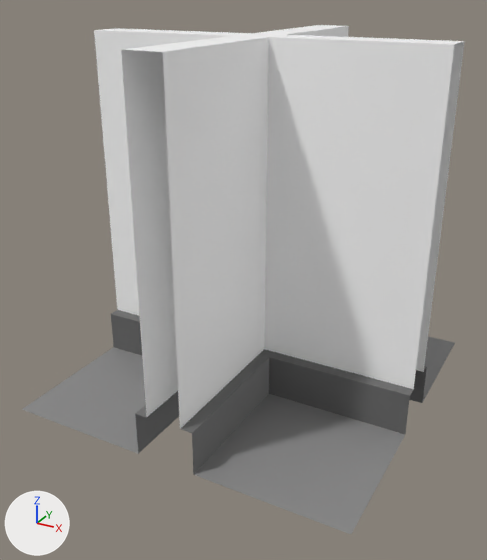
The FBX model Assets/Game/Content/Models/Walls/Normal/I_Wall_Plus_Shape.fbx as it was, and as the next commit left it.
One viewpoint serves both versions: a 50 mm lens placed at (1.69, -3.24, 2.24), pointed at (-0.01, -0.16, 0.7). Arrows for +X, +Y and +Z are at lower left; the lights stay in place. Where no turn or scale is listed for an object, it has been applied to the vertices.

Names of what the first picture shows: 'I_Wall_Plus_Shape'.
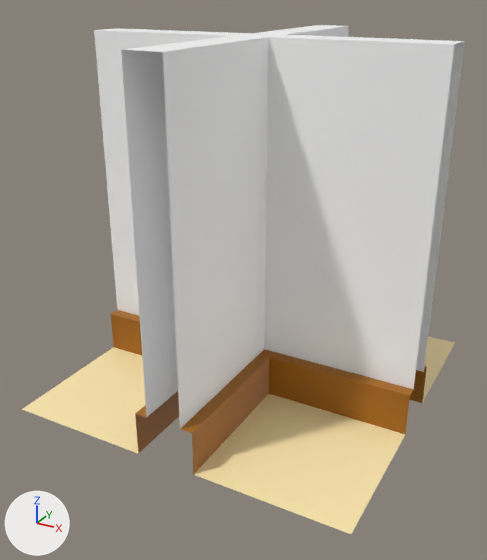
Location of each change, (x1, y1, x2, y2) in pixels of the pictures (487 x 560 px):
'I_Wall_Plus_Shape', surface changed (grey to brown)
    both: (22, 279, 455, 534)
part 1 of me_mesh, surface changed (grey to brown)
    both: (22, 25, 465, 534)

The change, as a list of edits to the scene's bpy script:
```text
Add img_coloratlasfinal_png:
    img_coloratlasfinal_png = load_image('ColorAtlasFinal.png', '_unpacked/ColorAtlasFinal.png', 1024, 1024, 'sRGB')
Change mat_lambert2:
    mat_lambert2.texture: img_coloratlas2_png -> img_coloratlasfinal_png  # not seen -> with its transparency
Change me_mesh:
    where me_mesh.from_pydata(...)  # 52 vertices, 33 faces; spans x -1.0..1.0, y -1.0..1.0, z 0.0..2.0
    used by ob_i_wall_plus_shape; location = (0.0, 0.0, 0.0)
    me_mesh part 1: texture (UV) coordinates of 33 of 33 faces, centred in x -0.59..0.59, y -0.59..0.59, z 0.0..2.0, changed; they spanned u 0.01..0.99, v 0.51..0.99 and now span u 0.13..0.62, v 0.0..0.37
```
